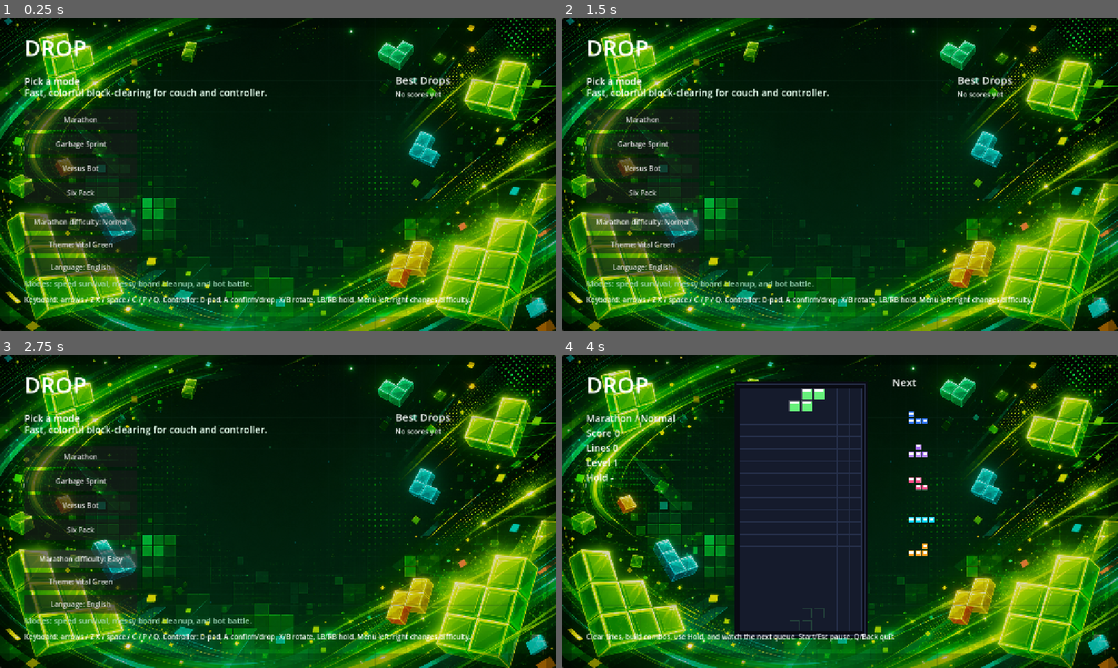
Above: before the commit, frames 1-4 (two rows, left to right).
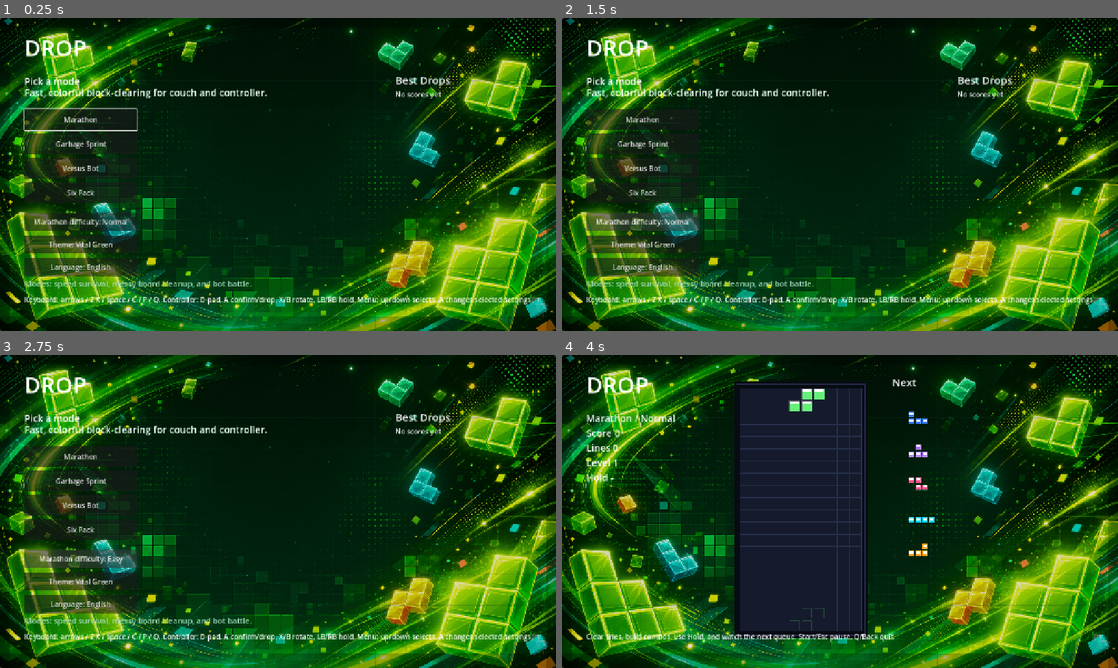
Above: after the commit, the same moments.

Repository: ozbillwang/drop
Game: Godot game, scene res://scenes/main.tscn
Two runs of this game, one before a commit and one after it. Both use one fixed random seed, a clock stepped at 60 frames per second and the inputs below.
Inputs:
- Up to frame 1 (0.25 s): no input
- Up to frame 2 (1.5 s): click "Marathon difficulty: Normal" at 0.5 s; click "Marathon difficulty: Easy" at 1.25 s
- Up to frame 3 (2.75 s): click "Marathon difficulty: Normal" at 2 s
- Up to frame 4 (4 s): click "Marathon difficulty: Easy" at 2.75 s; click "Marathon" at 3.5 s

The runs differ from the first frame. In frame 1, 0.6% of the frame differs, in the area x 4-96%, y 28-92%; in frame 2, 0.4%; in frame 3, 0.4%; in frame 4, nothing differs.

Commit message:
Fix controller menu navigation

Diff:
--- a/scripts/main.gd
+++ b/scripts/main.gd
@@ -111,7 +111,7 @@
 const I18N := {
 	"en": {
 		"pick_mode": "Pick a mode",
-		"controls_hint": "Keyboard: arrows / Z X / space / C / P / Q. Controller: D-pad, A confirm/drop, X/B rotate, LB/RB hold. Menu left/right changes difficulty.",
+		"controls_hint": "Keyboard: arrows / Z X / space / C / P / Q. Controller: D-pad, A confirm/drop, X/B rotate, LB/RB hold. Menu: up/down selects, A changes selected settings.",
 		"play_hint": "Clear lines, build combos, use Hold, and watch the next queue. Start/Esc pause, Q/Back quit.",
 		"paused_hint": "Paused. Press P / A to resume, Esc / Start / Back / Q for menu.",
 		"game_over_hint": "Press A / Esc / Start to return to the mode menu.",
@@ -145,7 +145,7 @@
 	},
 	"zh": {
 		"pick_mode": "选择玩法",
-		"controls_hint": "键盘：方向键 / Z X / 空格 / C / P / Q。手柄：十字键，A 确认/硬降，X/B 旋转，LB/RB 暂存。菜单左右键切难度。",
+		"controls_hint": "键盘：方向键 / Z X / 空格 / C / P / Q。手柄：十字键，A 确认/硬降，X/B 旋转，LB/RB 暂存。菜单上下选择，A 切换设置。",
 		"play_hint": "消行、连击、使用暂存，并留意下一个方块队列。Start/Esc 暂停，Q/Back 放弃。",
 		"paused_hint": "已暂停。按 P / A 继续，按 Esc / Start / Back / Q 返回菜单。",
 		"game_over_hint": "按 A / Esc / Start 返回玩法菜单。",
@@ -241,6 +241,7 @@
 var screen := Screen.MENU
 var mode := Mode.MARATHON
 var selected_mode := 0
+var selected_menu_item := 0
 var language := Language.EN
 var difficulty := Difficulty.NORMAL
 var theme_index := 0
@@ -556,6 +557,37 @@
 	queue_redraw()
 
 
+func _menu_item_count() -> int:
+	return menu_buttons.size() + 3
+
+
+func _focus_menu_item(index: int) -> void:
+	if _menu_item_count() == 0:
+		return
+	selected_menu_item = wrapi(index, 0, _menu_item_count())
+	if selected_menu_item < menu_buttons.size():
+		selected_mode = selected_menu_item
+		menu_buttons[selected_mode].grab_focus()
+	elif selected_menu_item == menu_buttons.size():
+		difficulty_button.grab_focus()
+	elif selected_menu_item == menu_buttons.size() + 1:
+		theme_button.grab_focus()
+	else:
+		language_button.grab_focus()
+
+
+func _activate_menu_item() -> void:
+	if selected_menu_item < menu_buttons.size():
+		selected_mode = selected_menu_item
+		start_game(selected_mode)
+	elif selected_menu_item == menu_buttons.size():
+		_cycle_difficulty()
+	elif selected_menu_item == menu_buttons.size() + 1:
+		_cycle_theme()
+	else:
+		_toggle_language()
+
+
 func _should_show_touch_controls() -> bool:
 	return OS.get_name() in ["Android", "iOS"] or DisplayServer.is_touchscreen_available()
 
@@ -657,6 +689,7 @@
 	language_button.visible = true
 	_refresh_static_text()
 	_update_history_ui()
+	_focus_menu_item(selected_menu_item)
 	queue_redraw()
 
 
@@ -802,15 +835,13 @@
 		return
 	if screen == Screen.MENU:
 		if event.is_action_pressed("menu_down") or event.is_action_pressed("soft_drop"):
-			selected_mode = (selected_mode + 1) % MODE_KEYS.size()
-			menu_buttons[selected_mode].grab_focus()
+			_focus_menu_item(selected_menu_item + 1)
 		elif event.is_action_pressed("menu_up"):
-			selected_mode = (selected_mode + MODE_KEYS.size() - 1) % MODE_KEYS.size()
-			menu_buttons[selected_mode].grab_focus()
-		elif event.is_action_pressed("menu_left") or event.is_action_pressed("menu_right"):
+			_focus_menu_item(selected_menu_item - 1)
+		elif (event.is_action_pressed("menu_left") or event.is_action_pressed("menu_right")) and selected_menu_item == menu_buttons.size():
 			_cycle_difficulty()
 		elif event.is_action_pressed("ui_accept"):
-			start_game(selected_mode)
+			_activate_menu_item()
 		else:
 			return
 		accept_event()
Not shown, changed: README.md
